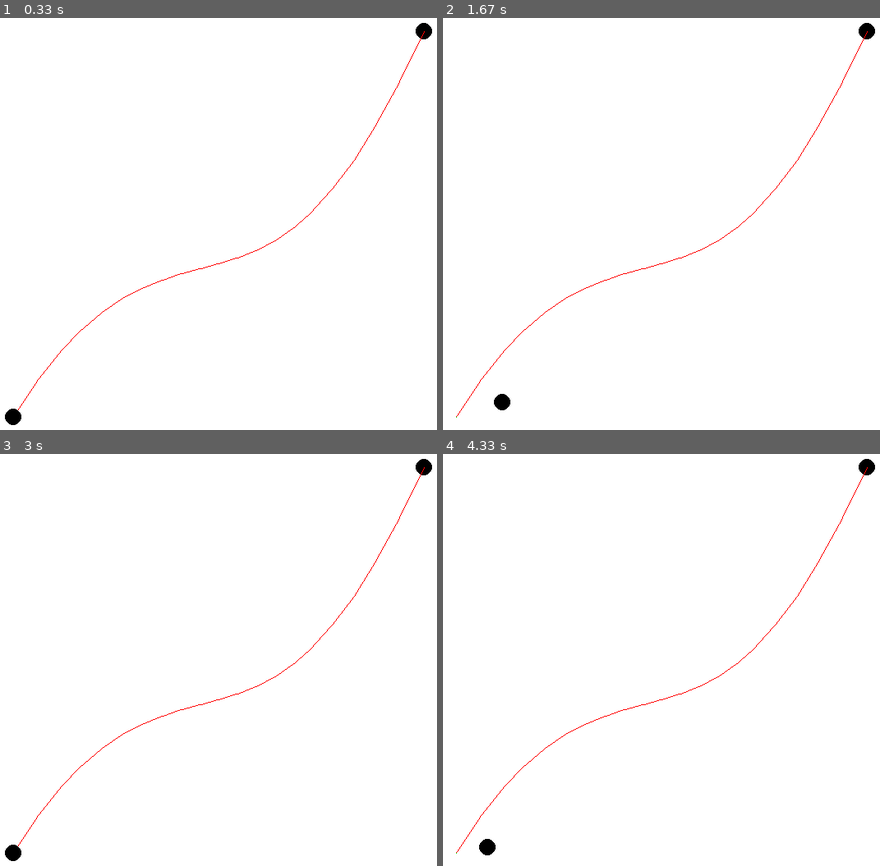
Above: before the commit, frames 1-4 (two rows, left to right).
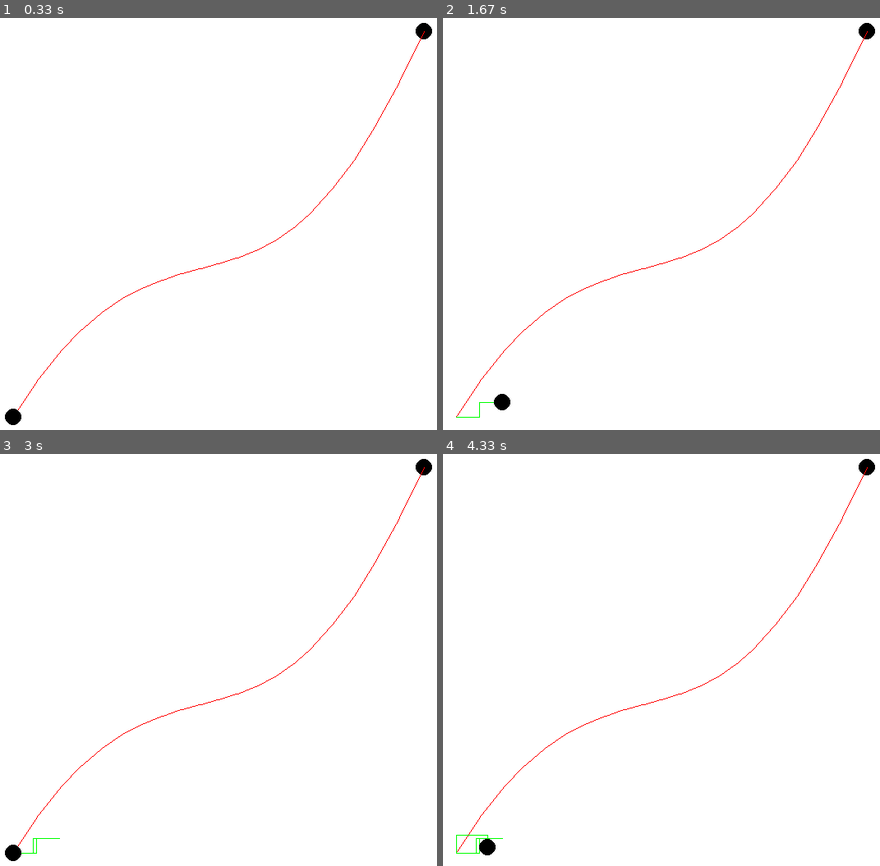
Above: after the commit, the same moments.

Repository: muzilyd/pygame_trajectory-tracking_muzilyd
Game: pygame game, started from trajectory-tracking/muti track planning/track_planning_main.py
Same seed, same stepped clock (60 frames per second), same inputs: the game is played once before the commit and once after it.
Inputs:
- Up to frame 1 (0.33 s): no input
- Up to frame 2 (1.67 s): hold Right 0.33-0.8 s; hold Up 0.83-1.13 s; hold Right 1.17-1.63 s
- Up to frame 3 (3 s): hold Left 1.67-2.2 s; hold Down 2.23-2.53 s; hold Left 2.57-2.97 s
- Up to frame 4 (4.33 s): hold Up 3-3.37 s; hold Right 3.4-4.03 s; hold Down from 4.07 s (still down)

Frame 1 is identical in both runs. In frame 2, less than 0.1% of the frame differs, in the area x 3-12%, y 93-98%; in frame 3, less than 0.1%; in frame 4, less than 0.1%, in the area x 3-14%, y 92-98%.

Commit message:
Update track_planning_sprites.py

Diff:
--- a/trajectory-tracking/muti track planning/track_planning_sprites.py
+++ b/trajectory-tracking/muti track planning/track_planning_sprites.py
@@ -15,8 +15,7 @@
 CAR_COLOUR = [0,0,0]
 # 使用连线命令画小车移动轨迹时需要两个初始点（就是你定义的小车初始坐标点）
 LINES_LIST = [(100,620),(100,620)]
-LINES_LIST_NEW = []
-POINT_COLOUR = []
+# POINT_COLOUR = []
 POINT_COLOUR_xy = []
 
 class TrackSprite(pygame.sprite.Sprite):
@@ -55,14 +54,14 @@
         self.positionx = positionx
         self.positiony = positiony
         self.k = k
-
+        self.LINES_LIST = LINES_LIST
     def car_add(self,car_screen):
         pygame.draw.circle(car_screen,CAR_COLOUR,[self.positionx,self.positiony],CAR_SIZE,0)  #最后一个0表示填充，数字代表线宽
 
     def car_update(self):
         self.positionx += self.car_speedx
         self.positiony += self.car_speedy
-        LINES_LIST.append((self.positionx,self.positiony))
+        self.LINES_LIST.append((self.positionx,self.positiony))
         # 控制小车不能离开屏幕
         if (self.positionx - CAR_SIZE/2)< 0:
             self.positionx = CAR_SIZE/2
